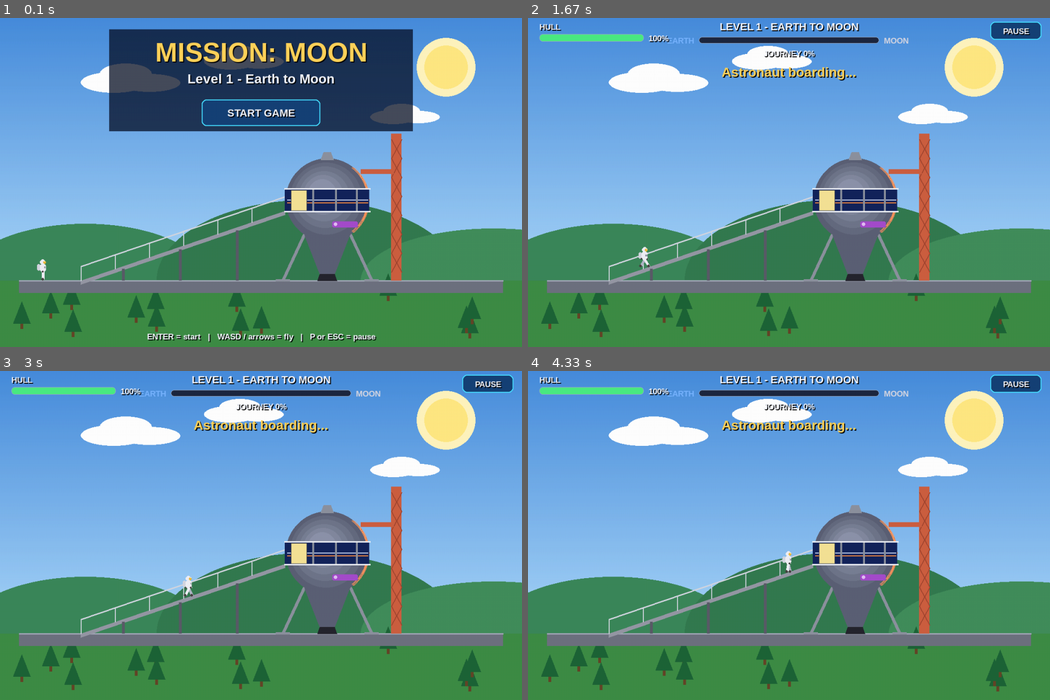
Above: before the commit, frames 1-4 (two rows, left to right).
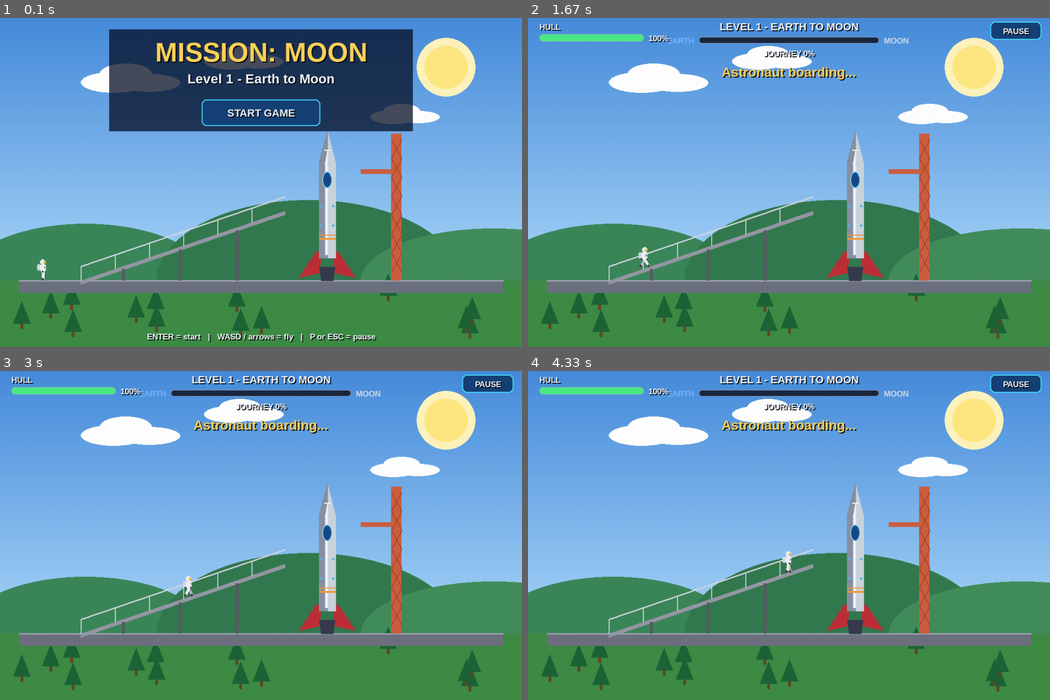
Above: after the commit, the same moments.

Repository: meghana-468/ECLIPSE
Game: pygame game, started from level1.py
Same seed, same stepped clock (60 frames per second), same inputs: the game is played once before the commit and once after it.
Inputs (mouse positions are in pixels of both pictures, inside the frame that each line leads up to):
- Up to frame 1 (0.1 s): no input
- Up to frame 2 (1.67 s): tap Enter at 0.33 s; click (789, 202) at 0.72 s
- Up to frame 3 (3 s): no input
- Up to frame 4 (4.33 s): no input

The runs differ from the first frame. In frame 1, 4.3% of the frame differs, in the area x 52-73%, y 34-81%; in frame 2, 4.3%; in frame 3, 4.3%; in frame 4, 4.3%.

Commit message:
spaceship

Diff:
--- a/level1.py
+++ b/level1.py
@@ -1,11 +1,8 @@
 """
 LEVEL 1 - EARTH TO MOON   (pygame version of the Panda3D level)
-
 Requires:  pip install pygame        (pygame 2.0 or newer)
 Run alone: python levels/level1_pygame.py
-
 Same flow and features as the Panda3D level:
-
     menu (Start Game button) -> astronaut boards the ship -> countdown
     3, 2, 1, LAUNCH! -> takeoff -> flight (stars, Earth behind, Moon ahead,
     asteroids) -> approach to the Moon -> crash-landing on the Moon ->
@@ -194,11 +191,11 @@
 #  Artwork (all drawn with pygame primitives)
 # ======================================================================
 def draw_ship(surf, ox, oy, s, flame=0.0, hatch=1.0):
-    """Round capsule ship, side view, upright (engine at the bottom).
-
-    (ox, oy) = centre x and the bottom of the engine nozzle, s = pixels per
-    model unit. The door is on the left part of the window band.
-    flame: 0 = engine off, 1 = normal flame.  hatch: 0 = door open, 1 = closed.
+    """Classic straight rocket ship, upright with nose at the top.
+
+    (ox, oy) is the centre x and the bottom of the engine nozzle.
+    s is the pixels-per-model-unit scale. `hatch` is retained so existing
+    Level 1 boarding/launch logic continues to work.
     """
     def X(u):
         return ox + u * s
@@ -209,65 +206,55 @@
     def poly(color, pts):
         pygame.draw.polygon(surf, color, [ip(X(u), Y(z)) for u, z in pts])
 
-    line_w = max(2, int(0.22 * s))
-
+    line_w = max(2, int(0.16 * s))
+
+    # Bright engine flame below the rocket.
     if flame > 0.0:
-        length = 4.2 * flame
-        poly((255, 120, 25), [(-0.65, -0.4), (0.65, -0.4),
+        length = 3.4 * flame
+        poly((255, 105, 25), [(-0.62, -0.4), (0.62, -0.4),
                               (0.0, -0.4 - length)])
-        poly((255, 235, 120), [(-0.38, -0.4), (0.38, -0.4),
-                               (0.0, -0.4 - length * 0.62)])
-
-    for sx in (-1, 1):                                        # landing legs
-        pygame.draw.line(surf, METAL, ip(X(1.3 * sx), Y(2.7)),
-                         ip(X(2.74 * sx), Y(-0.38)), line_w)
-        foot = pygame.Rect(0, 0, max(3, int(0.9 * s)), max(2, int(0.16 * s)))
-        foot.center = ip(X(2.74 * sx), Y(-0.38))
-        pygame.draw.rect(surf, METAL, foot)
-
-    poly(HULL_COL, [(-0.45, 0.0), (0.45, 0.0), (1.4, 2.4), (-1.4, 2.4)])
-    poly((38, 38, 46), [(-0.6, -0.4), (0.6, -0.4), (0.45, 0.0), (-0.45, 0.0)])
-
-    cx, cy = int(X(0)), int(Y(4.6))                           # round body
-    r = int(2.6 * s)
-    for i in range(6):
-        k = i / 5.0
-        pygame.draw.circle(surf, lerp_col(HULL_COL, HULL_LIGHT, k),
-                           (int(cx - 0.05 * i * r * 0.5), int(cy - 0.06 * i * r * 0.5)),
-                           max(1, int(r * (1.0 - 0.13 * i))))
-    rim = pygame.Rect(cx - r, cy - r, 2 * r, 2 * r)
-    pygame.draw.arc(surf, (255, 150, 90), rim, -0.9, 0.9, max(2, int(0.1 * s)))
-
-    band = pygame.Rect(int(X(-2.62)), int(Y(5.3)), int(5.24 * s), int(1.4 * s))
-    pygame.draw.rect(surf, GLASS, band)                       # window band
-    pygame.draw.line(surf, (200, 215, 245), ip(X(-2.5), Y(4.62)),
-                     ip(X(2.5), Y(4.62)), max(1, int(0.07 * s)))
-    pygame.draw.line(surf, (255, 140, 60), ip(X(-2.5), Y(4.45)),
-                     ip(X(2.5), Y(4.45)), max(1, int(0.07 * s)))
-    for u in (-0.9, 0.5, 1.8):                                # window frames
-        pygame.draw.line(surf, METAL, ip(X(u), Y(5.3)), ip(X(u), Y(3.9)),
-                         max(2, int(0.12 * s)))
-    for z in (3.88, 5.28):                                    # white trim rings
-        pygame.draw.line(surf, TRIM, ip(X(-2.66), Y(z)), ip(X(2.66), Y(z)),
-                         max(2, int(0.09 * s)))
-
-    door = pygame.Rect(int(X(-2.25)), int(Y(5.2)), max(2, int(1.0 * s)),
-                       max(2, int(1.3 * s)))
-    pygame.draw.rect(surf, (245, 226, 150), door)             # lit doorway
-    cover_w = int(door.width * clamp(hatch, 0.0, 1.0))
-    if cover_w > 0:
-        cover = pygame.Rect(door.right - cover_w, door.top, cover_w, door.height)
-        pygame.draw.rect(surf, METAL, cover)
-    pygame.draw.rect(surf, (60, 64, 76), door, 1)
-
-    badge = pygame.Rect(int(X(0.3)), int(Y(3.25)), max(2, int(1.6 * s)),
-                        max(2, int(0.4 * s)))
-    pygame.draw.rect(surf, (165, 76, 204), badge, border_radius=3)
-    pygame.draw.circle(surf, (225, 190, 245),
-                       (badge.left + badge.height // 2 + 1, badge.centery),
-                       max(1, badge.height // 3))
-    poly(METAL, [(-0.4, 7.1), (0.4, 7.1), (0.22, 7.55), (-0.22, 7.55)])
-
+        poly((255, 225, 80), [(-0.32, -0.4), (0.32, -0.4),
+                              (0.0, -0.4 - length * 0.68)])
+
+    # Side fins and engine bell.
+    poly((190, 48, 55), [(-0.72, 1.35), (-1.75, -0.25),
+                         (-0.48, 0.05), (-0.35, 1.5)])
+    poly((190, 48, 55), [(0.72, 1.35), (1.75, -0.25),
+                         (0.48, 0.05), (0.35, 1.5)])
+    poly((55, 60, 78), [(-0.48, 0.45), (0.48, 0.45),
+                        (0.38, -0.4), (-0.38, -0.4)])
+
+    # Long, straight rocket body with a pointed nose.
+    poly((205, 211, 222), [(-0.52, 1.0), (-0.52, 6.9),
+                           (0.0, 8.9), (0.52, 6.9), (0.52, 1.0)])
+    poly((135, 145, 164), [(-0.52, 1.0), (-0.52, 6.9),
+                           (0.0, 8.9), (0.0, 1.0)])
+    poly((240, 242, 248), [(-0.14, 1.2), (-0.14, 6.8),
+                           (0.0, 7.7), (0.0, 1.2)])
+
+    # Dark cockpit window near the top.
+    window = pygame.Rect(int(X(-0.31)), int(Y(6.35)),
+                         max(3, int(0.62 * s)), max(3, int(1.05 * s)))
+    pygame.draw.ellipse(surf, (25, 75, 135), window)
+    pygame.draw.ellipse(surf, (115, 220, 255), window, max(1, int(0.08 * s)))
+    pygame.draw.line(surf, (220, 248, 255),
+                     ip(X(-0.16), Y(6.95)), ip(X(0.02), Y(6.55)),
+                     max(1, int(0.07 * s)))
+
+    # Thin body bands and small side details.
+    pygame.draw.line(surf, (245, 155, 55), ip(X(-0.5), Y(2.2)),
+                     ip(X(0.5), Y(2.2)), max(2, int(0.12 * s)))
+    pygame.draw.line(surf, (245, 155, 55), ip(X(-0.5), Y(2.45)),
+                     ip(X(0.5), Y(2.45)), max(1, int(0.06 * s)))
+    for z in (3.0, 4.2):
+        pygame.draw.circle(surf, (80, 190, 220),
+                           ip(X(-0.36), Y(z)), max(1, int(0.09 * s)))
+        pygame.draw.circle(surf, (80, 190, 220),
+                           ip(X(0.36), Y(z)), max(1, int(0.09 * s)))
+
+    # Small top panel detail.
+    pygame.draw.line(surf, (255, 255, 255), ip(X(-0.2), Y(7.7)),
+                     ip(X(0.2), Y(7.7)), max(1, int(0.07 * s)))
 
 def draw_astronaut(surf, x, y, sc=0.68, phase=0.0, face=1):
     """Astronaut in a white suit with a gold visor. (x, y) = feet. face = +1/-1."""
